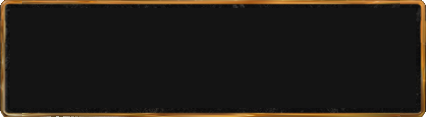
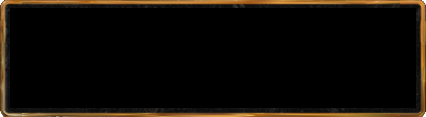
Layer changes from the first (426, 117) image to the second:
"Forma 1": opacity 92% → 100% over [10, 8, 416, 108]
showed "Camada 0" over [0, 1, 426, 117]
